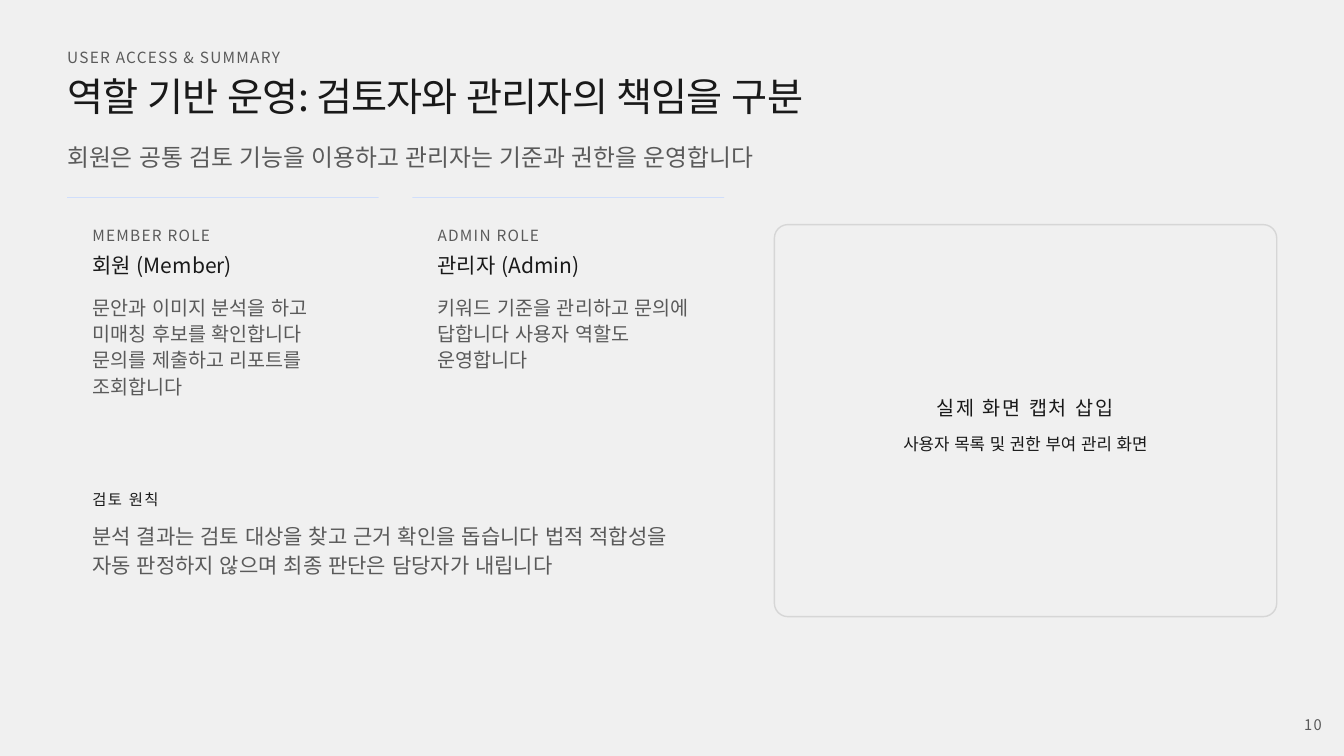
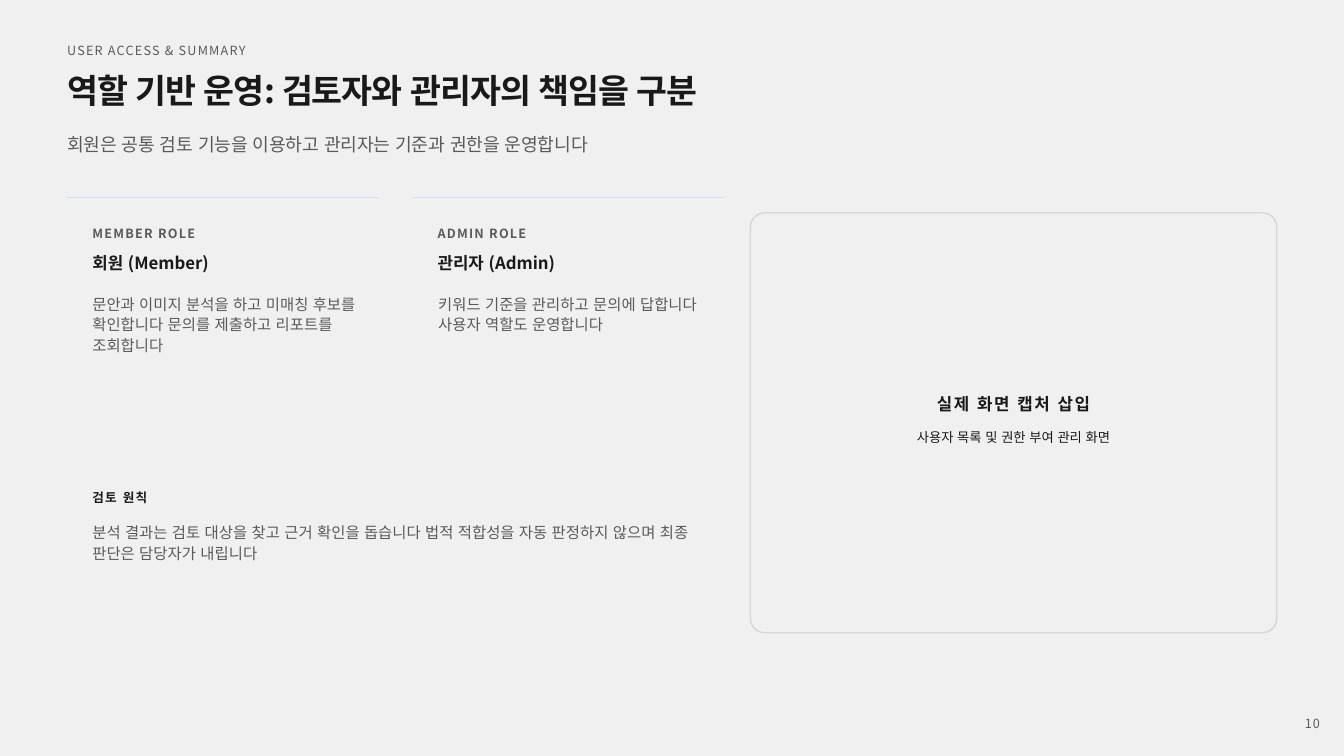
Before and after one commit to rlawlsgura-stack/keyword-risk-analyzer, a slide deck: slide 10 of docs/portfolio/keyword-risk-analyzer-blue-template-style.pptx. Drawn at 1344x756 pixels with LibreOffice and Linux fonts; fonts in the diff are those of the drawing; background and template pictures are left out. Boxes give left, top, right and bottom in pixels: in the first picture for what was removed or moved away, otherwise in the second. Text is boxed around its words. In the diff, an @@ line names an element or a change of style, - is before the commit and + after.

Commit message:
docs: standardize portfolio deck typography and layout

```diff
--- a/docs/portfolio/keyword-risk-analyzer-blue-template-style.pptx
+++ b/docs/portfolio/keyword-risk-analyzer-blue-template-style.pptx
@@ text "USER ACCESS & SUMMARY" at (67,45,246,55): size 11 to 9 pt @@
@@ text "역할 기반 운영: 검토자와 관리자의 ..." at (67,74,698,106): size 28 to 24 pt, bold on @@
@@ text "회원은 공통 검토 기능을 이용하고 ...": place and size @@
-text "회원은 공통 검토 기능을 이용하고 ..." at (67,146,753,168)
+text "회원은 공통 검토 기능을 이용하고 ..." at (67,136,588,153)
@@ text "회원은 공통 검토 기능을 이용하고 ..." at (67,136,588,153): size 17 to 13 pt @@
@@ rounded rectangle: place and size @@
-rounded rectangle at (774,225,1276,617)
+rounded rectangle at (750,213,1276,633)
@@ text "회원 (Member)" at (92,255,209,273): size 15 to 12 pt, bold on @@
@@ text "관리자 (Admin)" at (438,255,555,273): size 15 to 12 pt, bold on @@
@@ text "문안과 이미지 분석을 하고 미매칭 ..." at (92,297,356,352): size 14 to 11 pt @@
@@ text "키워드 기준을 관리하고 문의에 답합니다 ..." at (438,297,697,331): size 14 to 11 pt @@
@@ text "실제 화면 캡처 삽입" at (937,396,1090,412): size 14 to 12 pt, bold on; alignment left to centre @@
@@ text "사용자 목록 및 권한 부여 ...": place and size @@
-text "사용자 목록 및 권한 부여 ..." at (903,436,1148,452)
+text "사용자 목록 및 권한 부여 ..." at (917,431,1110,443)
@@ text "사용자 목록 및 권한 부여 ..." at (917,431,1110,443): size 12 to 9.5 pt; alignment left to centre @@
@@ size 11 to 9 pt, bold on in 3 elements at (92,228,195,238), (438,228,526,238), (92,491,147,503) @@
@@ text "분석 결과는 검토 대상을 찾고 ..." at (92,525,688,560): size 15 to 11 pt @@
@@ text "10" at (1305,718,1320,728): size 10.5 to 9 pt @@
```
Also in this commit, not shown: 9 other slides changed, 1 other file.
